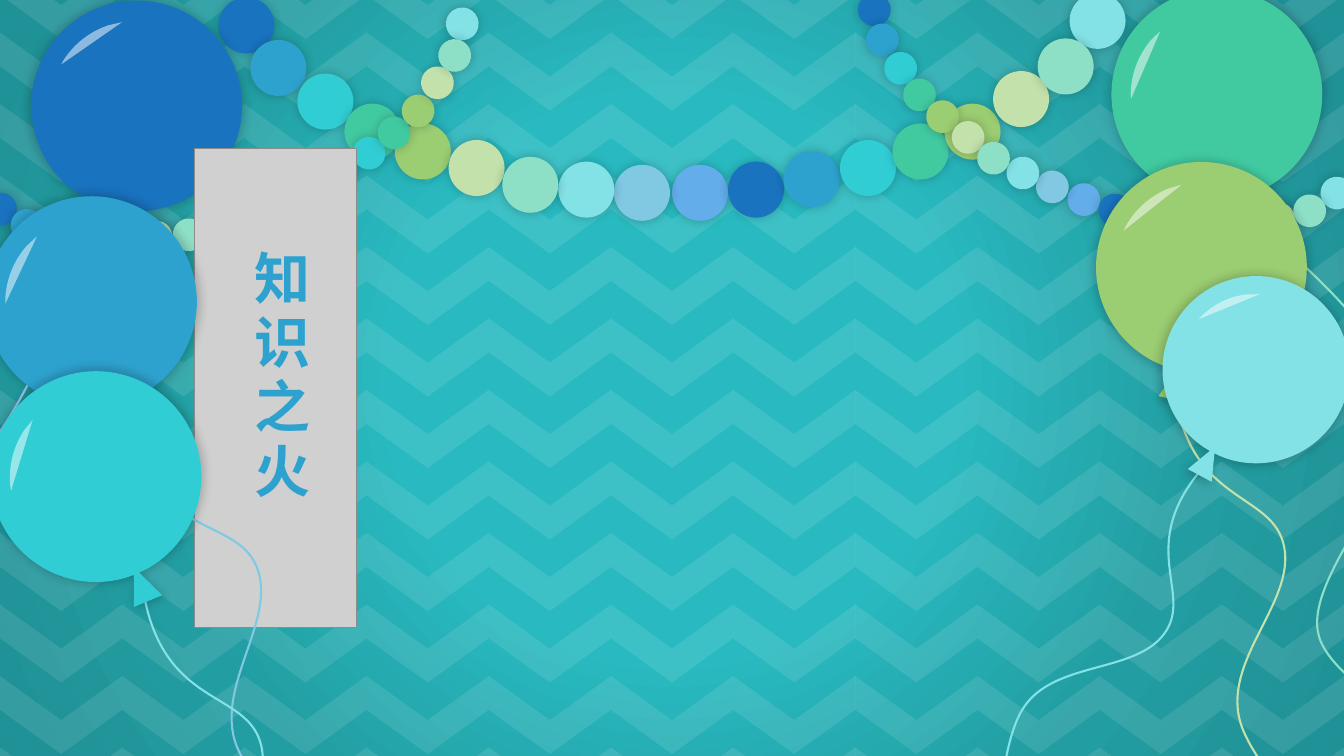
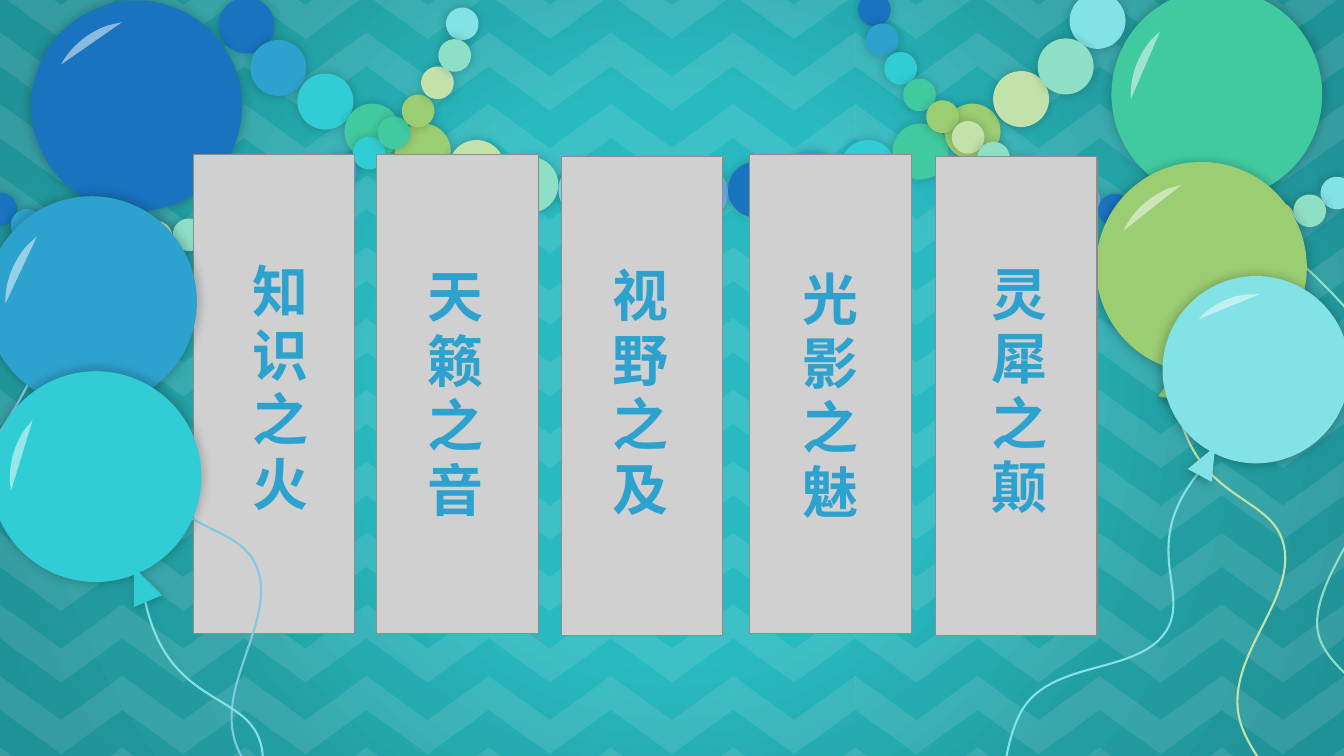
Before and after one commit to zhangzju/ExcelFixer, a slide deck: slide 8 of Main.pptx. Drawn at 1344x756 pixels with LibreOffice and Linux fonts; fonts in the diff are those of the drawing; grey boxes stand for pictures. Boxes give left, top, right and bottom in pixels: in the first picture for what was removed or moved away, otherwise in the second. Text is boxed around its words. In the diff, an @@ line names an element or a change of style, - is before the commit and + after.

```diff
--- a/Main.pptx
+++ b/Main.pptx
@@ picture: place and size @@
-picture at (195, 148, 357, 627)
+picture at (193, 154, 355, 633)
@@ picture added at (377, 154, 539, 633) @@
@@ picture added at (562, 156, 724, 635) @@
@@ picture added at (750, 154, 912, 633) @@
@@ picture added at (936, 156, 1098, 635) @@
@@ text "知识之火": place and size @@
-text "知识之火" at (255, 251, 311, 497)
+text "知识之火" at (253, 264, 309, 510)
@@ text added at (612, 268, 668, 515), 40 pt, text #2EA2CF, bold @@
+视野之及
@@ text added at (991, 269, 1047, 513), 40 pt, text #2EA2CF, bold @@
+灵犀之颠
@@ text added at (428, 273, 484, 516), 40 pt, text #2EA2CF, bold @@
+天籁之音
@@ text added at (802, 272, 858, 518), 40 pt, text #2EA2CF, bold @@
+光影之魅
```
Also in this commit, not shown: 3 other slides changed, 2 slides added, 1 slide removed, 7 other files.
